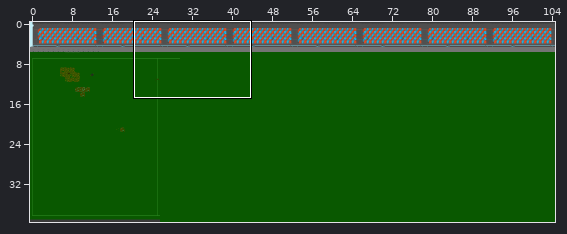
Two states of a Tiled map, tilemaps/stadion.tmx. Above: a wide view before the commit, with the close-up outlined.
Close-up. First the earlier version:
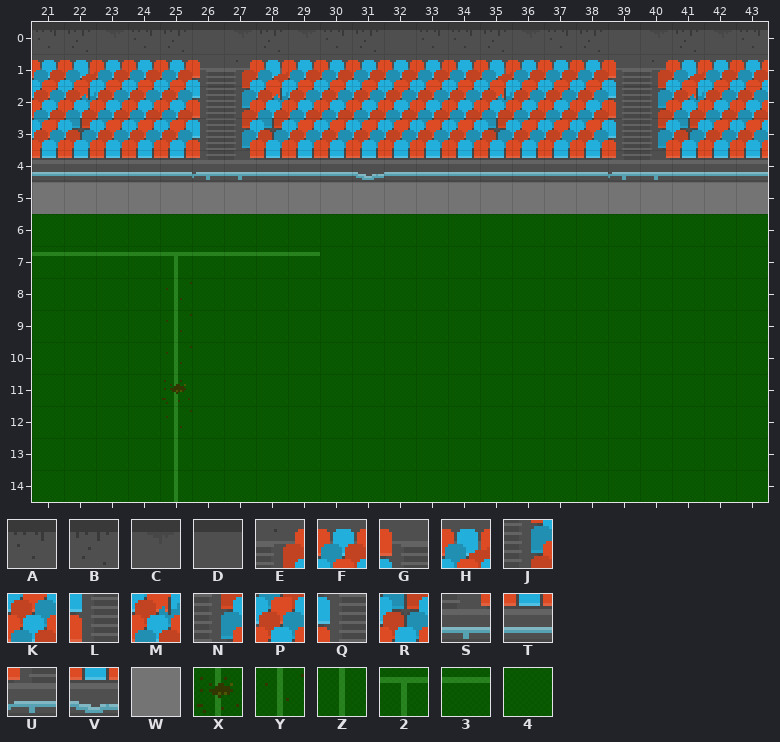
Cells are 16x16 px. Shown: x 21..43, y 0..14. The commit also changed other parts of the map, which this record leaves out.
Key: from "stadion": A 1, B 2, C 3, D 6, E 9, F 10, G 11, H 13, J 17, K 18, L 19, M 21, N 25, P 26, Q 27, R 29, S 33, T 34, U 35, V 37, W 44, X 58, Y 69, Z 70, 2 71, 3 81, 4 82.
_ is an empty cell.
Layer "Tile Layer 1" before, first column x 21:
 0 ABCABDCBCABDAABCABDCBCA
 1 FHFFFGEHFFFFFFHFFFGEHFF
 2 KMKKKLJMKKKKKKMKKKLJMKK
 3 PRPPPQNRPPPPPPRPPPQNRPP
 4 TTTTTUSTTTVTTTTTTTUSTTT
 5 WWWWWWWWWWWWWWWWWWWWWWW
 6 44444444444444444444444
 7 33332333344444444444444
 8 4444Y444444444444444444
 9 4444Y444444444444444444
10 4444Y444444444444444444
11 4444X444444444444444444
12 4444Y444444444444444444
13 4444Z444444444444444444
14 4444Z444444444444444444
After the commit:
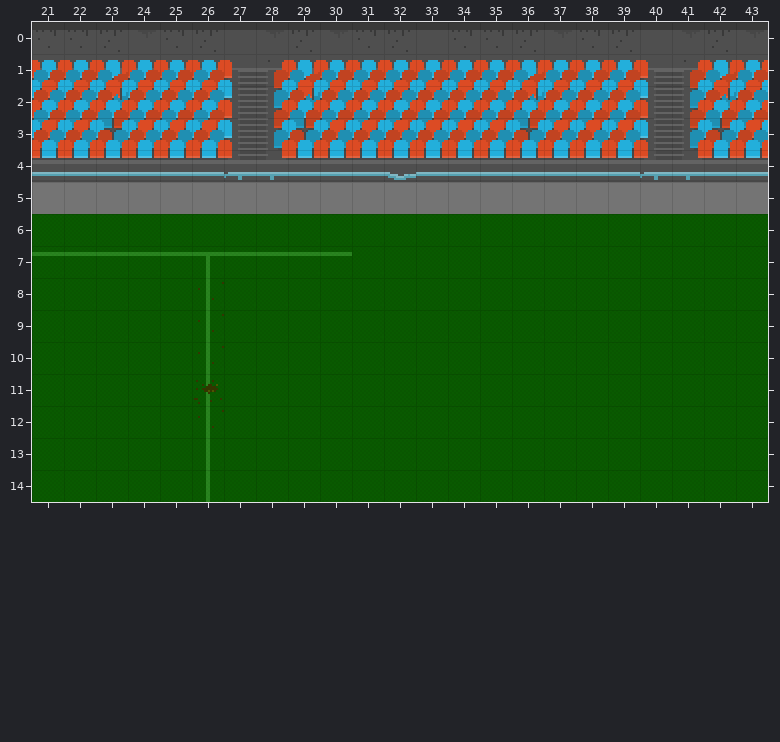
From old to new:
Layer "Tile Layer 1":
The author changed tile 3 to tile 2 in row 7 at x 26.
The author changed tile 2 to tile 3 in row 7 at x 25.
The author changed tile 4 to tile 3 in row 7 at x 30.
The author changed tile X to tile 4 in row 11 at x 25.
The author changed tile Y to tile 4 in rows 8 to 10 at x 25; in row 12 at x 25.
The author changed tile Z to tile 4 in rows 13 to 14 at x 25.
The author changed tile B to tile A in row 0 at x 22, 25, 31, 35 and 38.
The author changed tile C to tile B in row 0 at x 23, 29, 36 and 42.
The author changed tile D to tile B in row 0 at x 26, 32 and 39.
The author changed tile A to tile C in row 0 at x 24, 30, 37 and 43.
The author changed tile B to tile C in row 0 at x 28 and 41.
The author changed tile A to tile D in row 0 at x 33.
The author changed tile H to tile E in row 1 at x 28 and 41.
The author changed tile G to tile F in row 1 at x 26 and 39.
The author changed tile H to tile F in row 1 at x 22 and 35.
The author changed tile E to tile G in row 1 at x 27 and 40.
The author changed tile F to tile H in row 1 at x 23, 29, 36 and 42.
The author changed tile M to tile J in row 2 at x 28 and 41.
The author changed tile L to tile K in row 2 at x 26 and 39.
The author changed tile M to tile K in row 2 at x 22 and 35.
The author changed tile J to tile L in row 2 at x 27 and 40.
The author changed tile K to tile M in row 2 at x 23, 29, 36 and 42.
The author changed tile R to tile N in row 3 at x 28 and 41.
The author changed tile Q to tile P in row 3 at x 26 and 39.
The author changed tile R to tile P in row 3 at x 22 and 35.
The author changed tile N to tile Q in row 3 at x 27 and 40.
The author changed tile P to tile R in row 3 at x 23, 29, 36 and 42.
The author changed tile T to tile S in row 4 at x 28 and 41.
The author changed tile U to tile T in row 4 at x 26 and 39.
The author changed tile V to tile T in row 4 at x 31.
The author changed tile S to tile U in row 4 at x 27 and 40.
The author changed tile T to tile V in row 4 at x 32.
The author changed tile 4 to tile X in row 11 at x 26.
The author changed tile 4 to tile Y in rows 8 to 10 at x 26; in row 12 at x 26.
The author changed tile 4 to tile Z in rows 13 to 14 at x 26.
